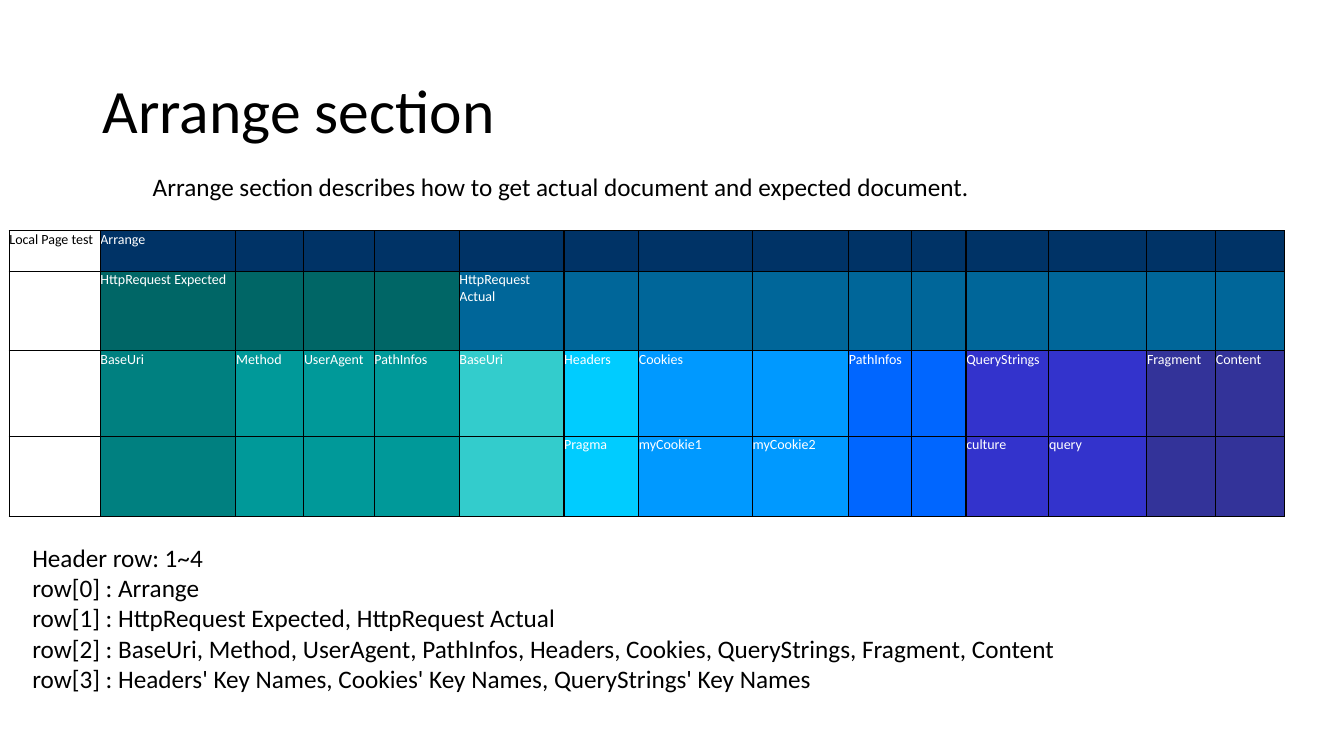
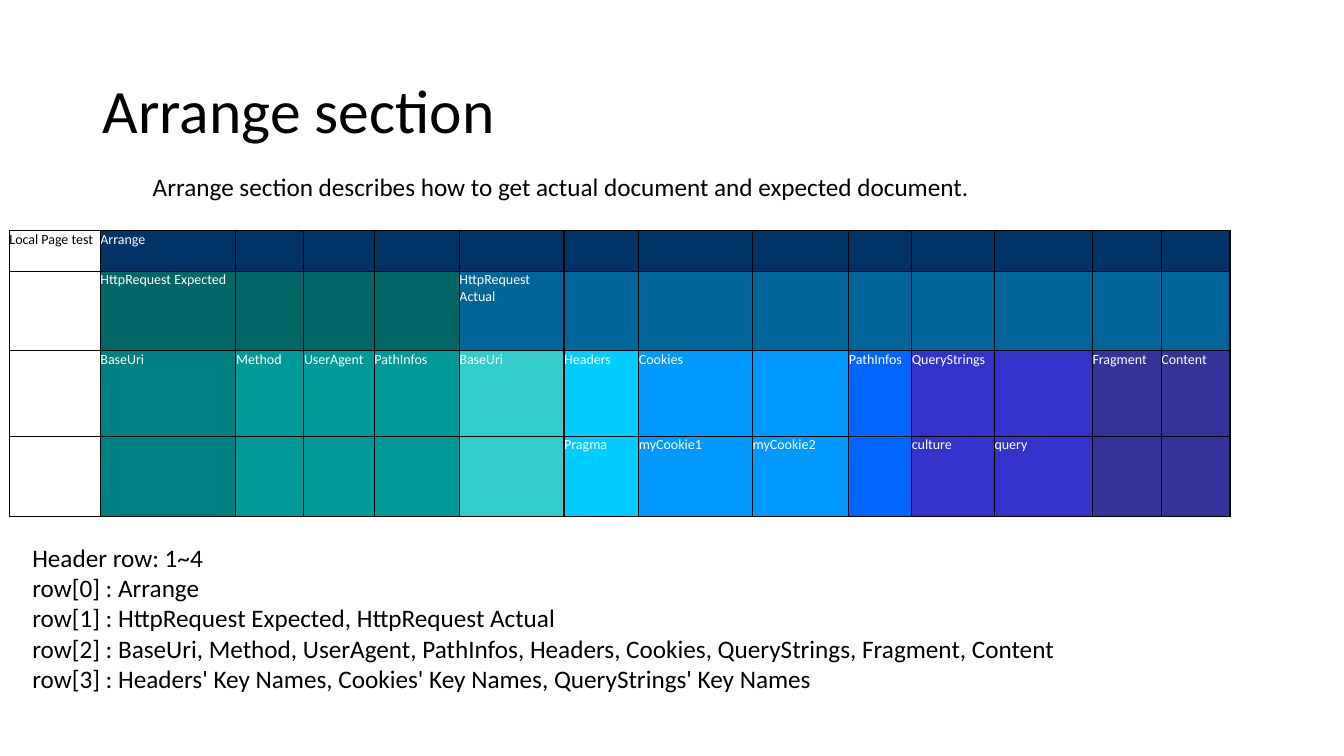
Before and after one commit to kenyamat/Tatami-dotnet, a slide deck: slide 10 of docs/Tatami overview.pptx. Drawn at 1344x756 pixels with LibreOffice and Linux fonts; fonts in the diff are those of the drawing. Boxes give left, top, right and bottom in pixels: in the first picture for what was removed or moved away, otherwise in the second. Text is boxed around its words. In the diff, an @@ line names an element or a change of style, - is before the commit and + after.

```diff
--- a/docs/Tatami overview.pptx
+++ b/docs/Tatami overview.pptx
@@ table at (9, 231, 1228, 516) @@
-column 11:  |  |  | 
@@ table: place and size @@
-table at (9, 231, 1282, 516)
+table at (9, 231, 1228, 516)
```
Also in this commit, not shown: 2 other slides changed, 1 slide added, 1 slide removed, 25 other files.
